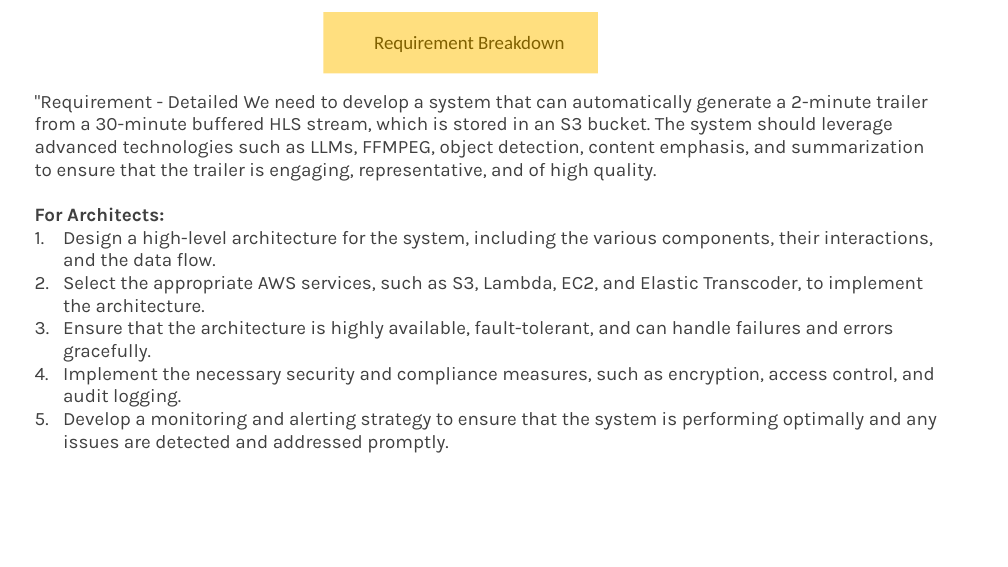
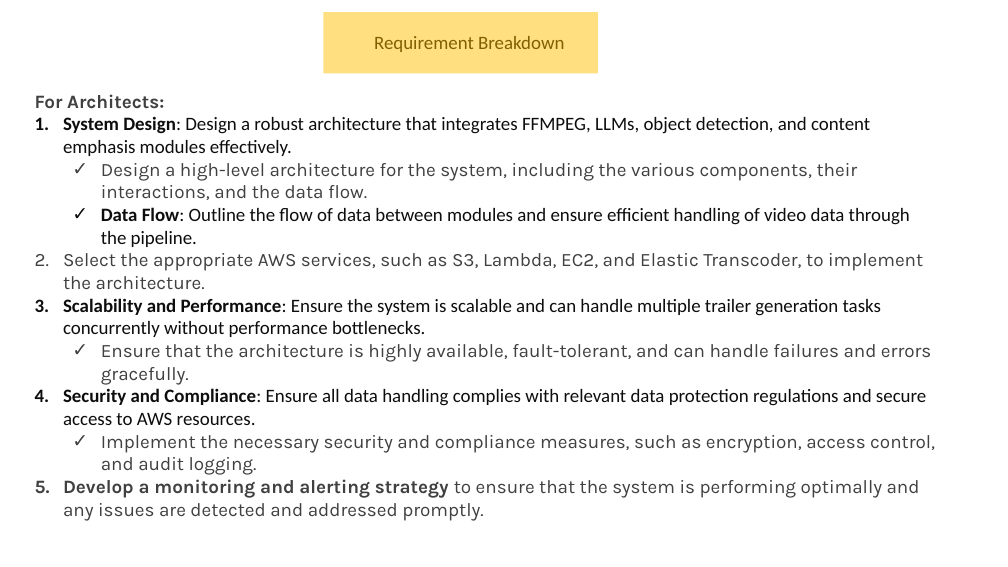
Before and after one commit to abmishra1234/DVR-Feature-Livestream, a slide deck: slide 3 of docs/VideoSummerisation.pptx. Drawn at 1008x567 pixels with LibreOffice and Linux fonts; fonts in the diff are those of the drawing. Boxes give left, top, right and bottom in pixels: in the first picture for what was removed or moved away, otherwise in the second. Text is boxed around its words. In the diff, an @@ line names an element or a change of style, - is before the commit and + after.

Commit message:
Updating the document for video summarisation

```diff
--- a/docs/VideoSummerisation.pptx
+++ b/docs/VideoSummerisation.pptx
@@ text at (x1=35, y1=95, x2=928, y2=181): paragraph removed @@
-"Requirement - Detailed We need to develop a system that can automatically generate a 2-minute trailer from a 30-minute buffered HLS stream, which is stored in an S3 bucket. The system should leverage advanced technologies such as LLMs, FFMPEG, object detection, content emphasis, and summarization to ensure that the trailer is engaging, representative, and of high quality.
@@ text at (x1=63, y1=116, x2=870, y2=156): paragraph added @@
+1. System Design: Design a robust architecture that integrates FFMPEG, LLMs, object detection, and content emphasis modules effectively.
@@ text at (x1=63, y1=163, x2=935, y2=521): bold on in "Develop a monitoring and alerting strategy"; bullet 1. to ✓; list level 1 to 2 in "Design a high-level architecture for ..."; list level 1 to 2 in "Ensure that the architecture is ..."; list level 1 to 2 in "Implement the necessary security and ..." @@
@@ text at (x1=101, y1=207, x2=910, y2=247): paragraph added @@
+  ✓ Data Flow: Outline the flow of data between modules and ensure efficient handling of video data through the pipeline.
@@ text at (x1=63, y1=298, x2=881, y2=337): paragraph added @@
+3. Scalability and Performance: Ensure the system is scalable and can handle multiple trailer generation tasks concurrently without performance bottlenecks.
@@ text at (x1=63, y1=388, x2=926, y2=425): paragraph added @@
+4. Security and Compliance: Ensure all data handling complies with relevant data protection regulations and secure access to AWS resources.
```
Also in this commit, not shown: 1 other slide changed, 15 slides added, 1 slide removed.
